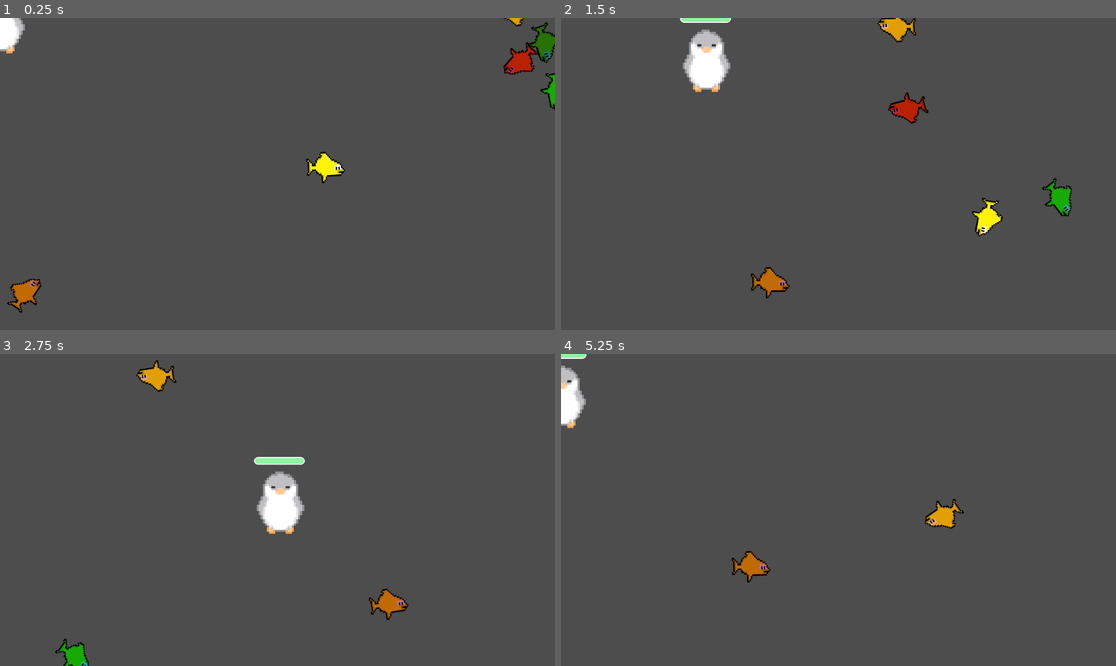
Above: before the commit, frames 1-4 (two rows, left to right).
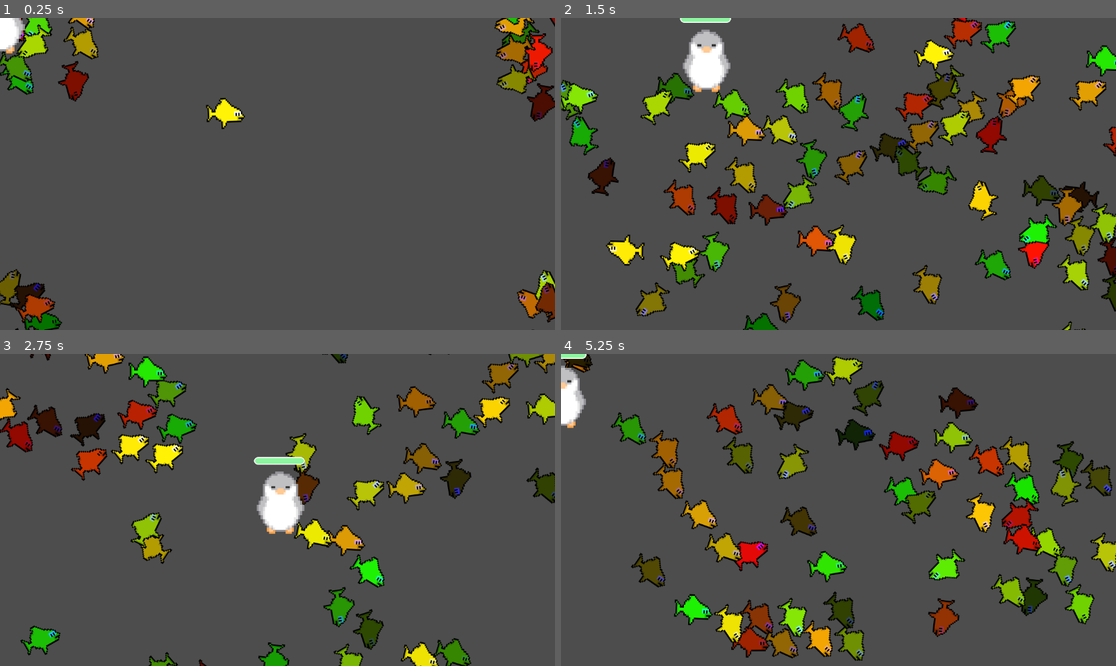
Above: after the commit, the same moments.

Repository: Jesuscanwalk/Under-da-sea
Game: Godot game, scene res://Fish/test2.tscn
Two runs of this game, one before a commit and one after it. Both use one fixed random seed, a clock stepped at 60 frames per second and the inputs below. The project has no main scene, so this scene is started directly.
Inputs:
- Up to frame 1 (0.25 s): no input
- Up to frame 2 (1.5 s): hold D (right) 0.53-1.28 s; hold S (down) from 1.28 s (still down)
- Up to frame 3 (2.75 s): release S (down) at 2.03 s; hold D (right) from 2.03 s (still down)
- Up to frame 4 (5.25 s): release D (right) at 2.78 s; hold W (up) 2.78-3.53 s; hold A (left) 3.53-5.03 s; hold S (down) from 5.03 s (still down)

The runs differ from the first frame. In frame 1, 6.8% of the frame differs, in the area x 0-100%, y 0-100%; in frame 2, 22%; in frame 3, 14%; in frame 4, 19%.

Commit message:
screensize is fixed
no need for the left sidew because our gtame is centered towards the right side so i dont think we need rthe left side ?

Diff:
--- a/under-da-sea/Fish/fish.gd
+++ b/under-da-sea/Fish/fish.gd
@@ -5,7 +5,7 @@
 var max_speed = 10
 var vel := Vector2.ZERO
 var speed := 5.0
-@onready var screensize = get_viewport_rect().size
+#@onready var screensize = get_viewport_rect().size
 var movv := 48
 var direction = Vector2(0, 1)
 var seperation_distance = 70.0
@@ -16,6 +16,9 @@
 var direction_influence := 0.02
 var drift_strength := 0.1
 var min_separation_distance := 10.0
+
+func get_screensize():
+	return get_viewport_rect().size
 
 func _process(_delta: float) -> void:
 	Fish()
@@ -58,12 +61,12 @@
 func move() -> void:
 	global_position += vel
 	if global_position.x < 0:
-		global_position.x = screensize.x
-	elif global_position.x > screensize.x:
+		global_position.x = get_screensize().x
+	elif global_position.x > get_screensize().x:
 		global_position.x = 0
 		if global_position.y < 0:
-			global_position.y = screensize.y
-		elif global_position.y > screensize.y:
+			global_position.y = get_screensize().y
+		elif global_position.y > get_screensize().y:
 				global_position.y = 0
 
 func _on_vision_area_exited(area: Area2D) -> void:
--- a/under-da-sea/Fish/test2.tscn
+++ b/under-da-sea/Fish/test2.tscn
@@ -6,18 +6,20 @@
 
 [node name="Test" type="Node2D"]
 script = ExtResource("1_sggbb")
-num = 20
+max = 200
 
 [node name="Timer" type="Timer" parent="."]
+autostart = true
 
 [node name="fishfolder" type="Node2D" parent="."]
-position = Vector2(208, 112)
 
 [node name="Fish" parent="fishfolder" instance=ExtResource("1_nbx32")]
 position = Vector2(368, 208)
 
 [node name="Camera2D" type="Camera2D" parent="."]
 position = Vector2(576, 328)
+editor_draw_limits = true
+editor_draw_drag_margin = true
 
 [node name="Player" parent="." instance=ExtResource("3_71ege")]
 
--- a/under-da-sea/Fish/test_2.gd
+++ b/under-da-sea/Fish/test_2.gd
@@ -1,14 +1,22 @@
 extends Node2D
 
 @export var num := 100
+@export var min := 80
+@export var max := 120
+
 @export var margin := 100
 var screensize = get_viewport_rect().size
 var num_groups = 5
 var fish_per_group = 10
 var group_radius = 50
+var num_fish = 100;
 
+func _process(delta: float) -> void:
+	screensize = get_viewport_rect().size
 func _ready() -> void:
-	for i in num:
+	num_fish = randi_range(min, max)
+	print(num_fish)
+	for i in num_fish:
 		spawnFish()
 	for i in range(num_groups):
 		var group_center = Vector2(randf_range(0, screensize.x), randf_range(0, screensize.y))
@@ -24,7 +32,7 @@
 
 func _on_timer_timeout() -> void:
 	var c := $fishfolder.get_child_count()
-	if c < num:
-		print("too few fish :(")
-		for i in range(num-c):
+	if c < num_fish:
+		#print("too few fish :(")
+		for i in range(num_fish - c):
 			spawnFish()
